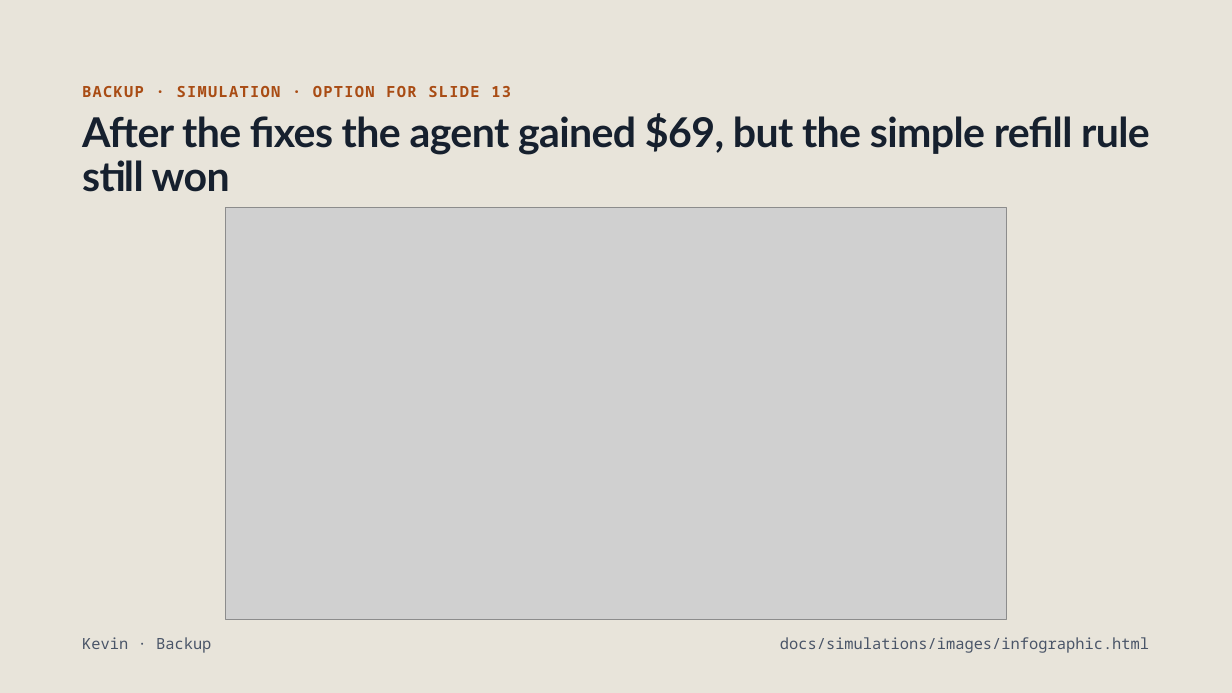
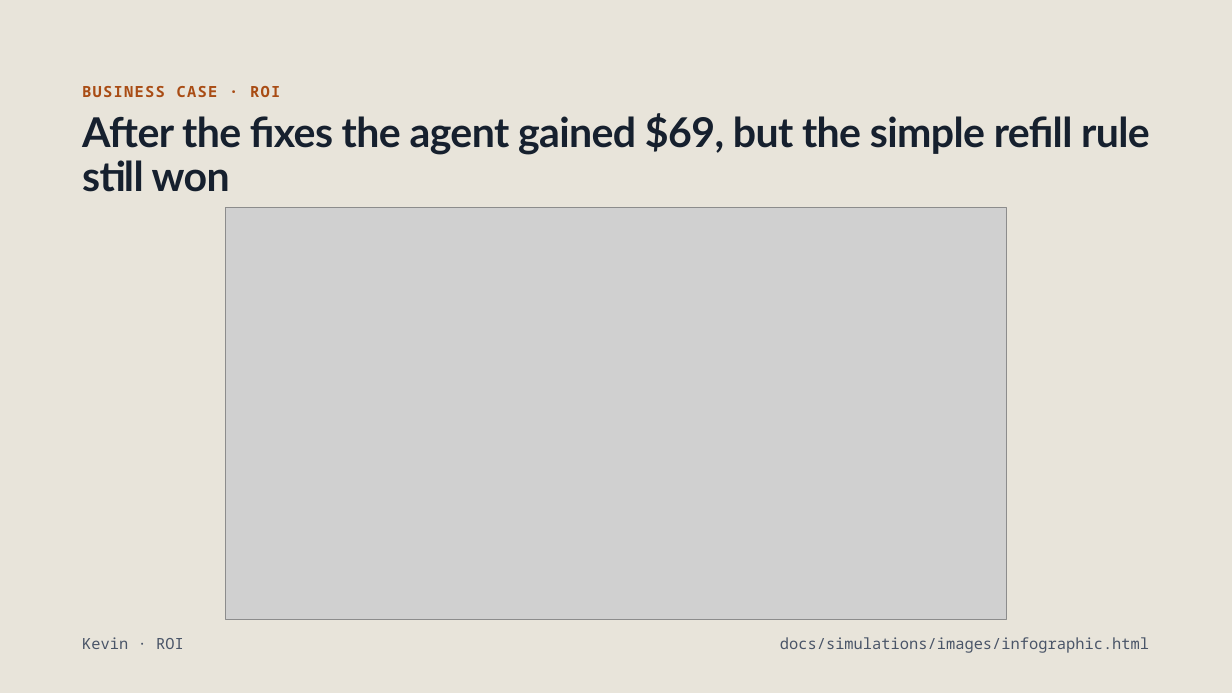
Before and after one commit to marshall-strong/agentic-vending, a slide deck: slide 13 of docs/presentation/group-b-final-presentation.pptx (slide 21 before the commit). Drawn at 1232x693 pixels with LibreOffice and Linux fonts; fonts in the diff are those of the drawing; grey boxes stand for pictures. Boxes give left, top, right and bottom in pixels: in the first picture for what was removed or moved away, otherwise in the second. Text is boxed around its words. In the diff, an @@ line names an element or a change of style, - is before the commit and + after.

```diff
--- a/docs/presentation/group-b-final-presentation.pptx
+++ b/docs/presentation/group-b-final-presentation.pptx
@@ text at bbox=[82, 86, 280, 97]: text changed @@
-BACKUP · SIMULATION · OPTION FOR SLIDE 13
+BUSINESS CASE · ROI
@@ text at bbox=[82, 637, 184, 649]: text changed @@
-Kevin · Backup
+Kevin · ROI
```
Also in this commit, not shown: 1 other slide changed.
